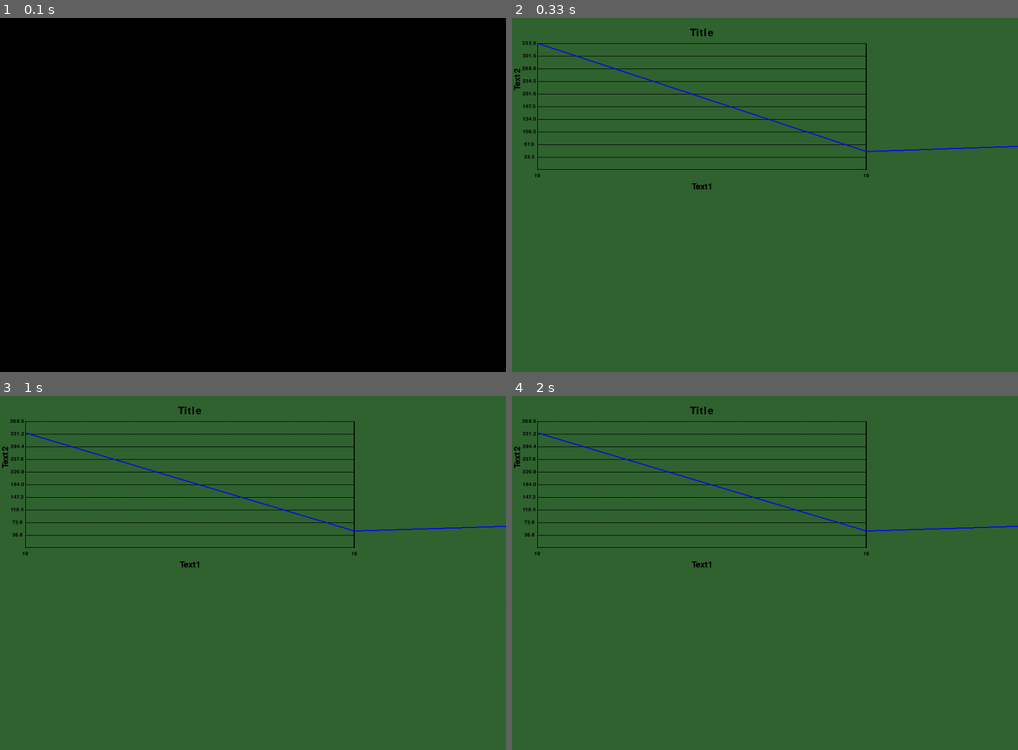
Above: before the commit, frames 1-4 (two rows, left to right).
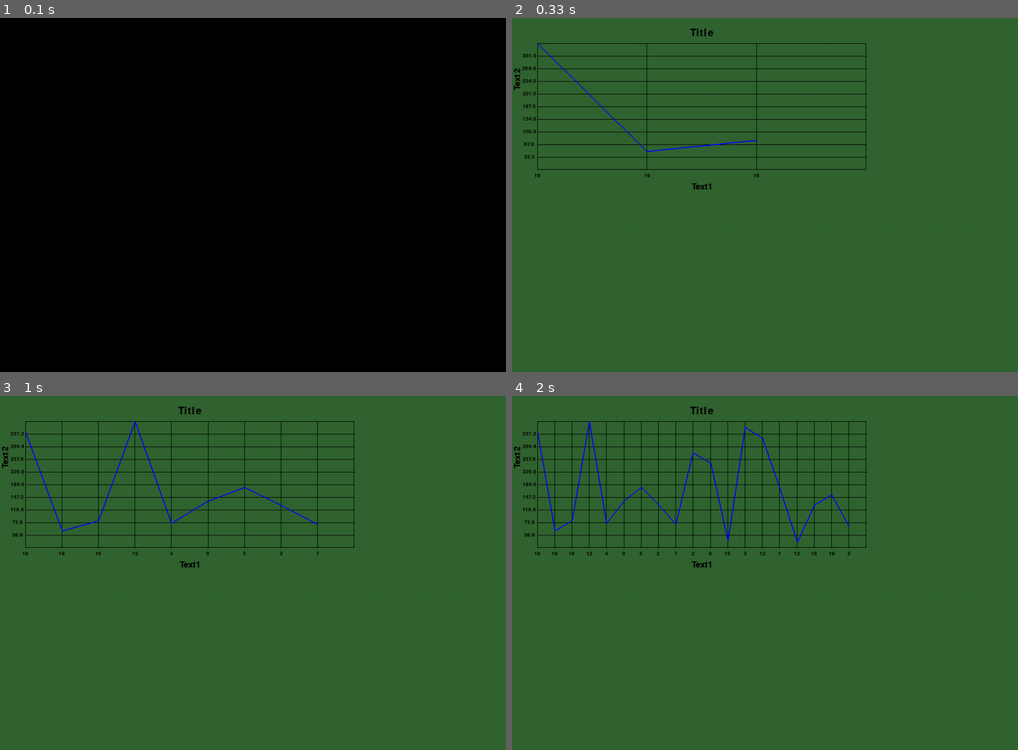
Above: after the commit, the same moments.

Repository: vallenov/pygamegraph
Game: pygame game, started from example.py
Two runs of this game, one before a commit and one after it. Both use one fixed random seed, a clock stepped at 60 frames per second and the inputs below.
Inputs:
- Up to frame 1 (0.1 s): no input
- Up to frame 2 (0.33 s): no input
- Up to frame 3 (1 s): no input
- Up to frame 4 (2 s): no input

Frame 1 is identical in both runs. In frame 2, 0.8% of the frame differs, in the area x 2-100%, y 6-46%; in frame 3, 1.3%; in frame 4, 2.2%.

Commit message:
fix draw

Diff:
--- a/pygamegraph/base_graph.py
+++ b/pygamegraph/base_graph.py
@@ -25,15 +25,12 @@
         self.y_list = y
         self.size = size  # size of graph
         self.xscale = len(self.x_list) or 1
-        self.yscale = len(self.y_list) or 1
-        self.ycompress_value = 10
+        self.yscale = 10
         self.grid = False
         self.color = Constants.BLACK.value
         self.line_color = Constants.BLACK.value  # line color
         self.line_width = 1
         self.xpart_size = self.size[0] / self.xscale
-        self.ypart_size = self.size[1] / self.yscale
-        print(self.ypart_size)
         self.image = pygame.Surface(size, 5)
         self.image.fill(Constants.BLACK.value)
         self.rect = self.image.get_rect()
@@ -83,7 +80,7 @@
                 (self.rect.left + (xpart * self.xpart_size), self.rect.top),
                 1
             )
-        for ypart in range(1, 11):
+        for ypart in range(1, self.yscale):
             pygame.draw.line(
                 pygame.display.get_surface(),
                 self.color,
@@ -107,7 +104,7 @@
             )
             number.draw()
         y_num_len = len(str(max(self.y_list)))
-        for ypart in range(1, 11):
+        for ypart in range(1, self.yscale):
             number = Text(15)
             number.update(
                 text=f'{(max_y_list / 10) * ypart:.{y_num_len + 1}}',
@@ -120,6 +117,8 @@
             number.draw()
 
     def draw(self):
+        self.xscale = len(self.x_list) or 1
+        self.xpart_size = self.size[0] / self.xscale
         pygame.draw.rect(pygame.display.get_surface(), self.color, self, self.line_width)
         max_y_list = max(self.y_list)
         percent = self.size[1] / max_y_list
